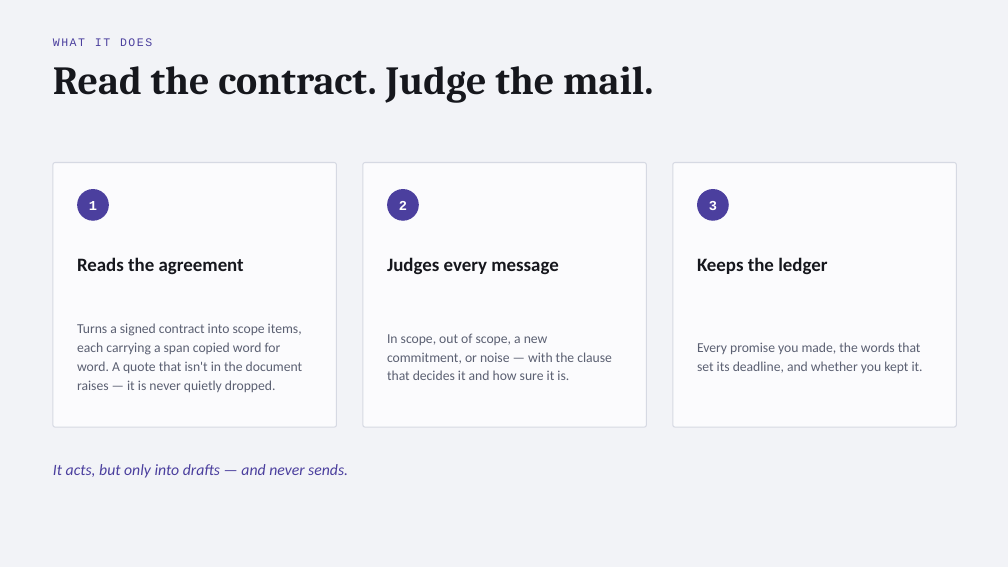
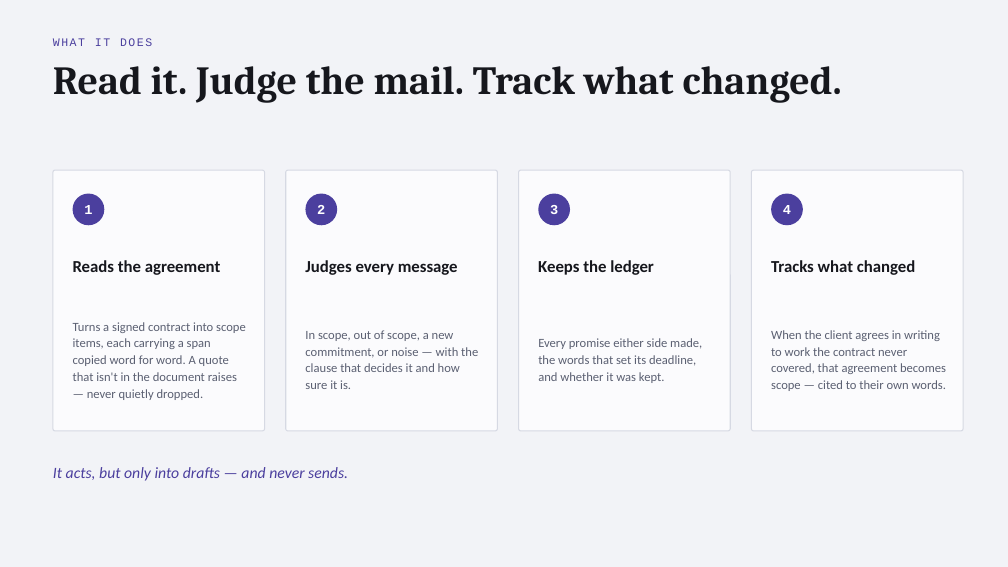
Before and after one commit to AMREESHAYS/chief-of-staff, a slide deck: slide 4 of deck/chief-of-staff.pptx. Drawn at 1008x567 pixels with LibreOffice and Linux fonts; fonts in the diff are those of the drawing. Boxes give left, top, right and bottom in pixels: in the first picture for what was removed or moved away, otherwise in the second. Text is boxed around its words. In the diff, an @@ line names an element or a change of style, - is before the commit and + after.

```diff
--- a/deck/chief-of-staff.pptx
+++ b/deck/chief-of-staff.pptx
@@ text at (53,66,842,103): text changed @@
-Read the contract. Judge the mail.
+Read it. Judge the mail. Track what changed.
@@ rounded rectangle: place and size @@
-rounded rectangle at (53,163,337,427)
+rounded rectangle at (53,170,265,431)
@@ rounded rectangle: place and size @@
-rounded rectangle at (363,163,647,427)
+rounded rectangle at (286,170,498,431)
@@ proportions changed in 3 elements at (53,170,265,431), (286,170,498,431), (519,170,730,431) @@
@@ rounded rectangle: place and size @@
-rounded rectangle at (673,163,957,427)
+rounded rectangle at (519,170,730,431)
@@ rounded rectangle added at (752,170,963,431), fill #FBFBFD, outline #D6D9E3 1 pt @@
@@ text "1": place and size @@
-text "1" at (89,201,97,210)
+text "1" at (84,205,92,214)
@@ ellipse: place and size @@
-ellipse at (77,189,109,221)
+ellipse at (73,194,104,225)
@@ text "2": place and size @@
-text "2" at (399,201,407,210)
+text "2" at (317,205,325,214)
@@ ellipse: place and size @@
-ellipse at (387,189,419,221)
+ellipse at (306,194,337,225)
@@ text "3": place and size @@
-text "3" at (709,201,717,210)
+text "3" at (550,205,558,214)
@@ ellipse: place and size @@
-ellipse at (697,189,729,221)
+ellipse at (538,194,570,225)
@@ ellipse added at (771,194,803,225), fill #4B3F9E @@
@@ text added at (783,205,791,214), 13 pt, text #FFFFFF, bold @@
+4
@@ text "Judges every message": place and size @@
-text "Judges every message" at (387,257,559,274)
+text "Judges every message" at (305,260,458,275)
@@ size 18 to 16 pt; line spacing 24pt to 21pt in 3 elements at (73,260,221,275), (305,260,458,275), (538,260,654,275) @@
@@ text "Keeps the ledger": place and size @@
-text "Keeps the ledger" at (697,257,827,274)
+text "Keeps the ledger" at (538,260,654,275)
@@ text added at (771,260,915,275), 16 pt, text #16171D, bold @@
+Tracks what changed
@@ text "In scope, out of scope, ...": place and size @@
-text "In scope, out of scope, ..." at (387,333,612,380)
+text "In scope, out of scope, ..." at (305,330,478,389)
@@ text "In scope, out of scope, ..." at (305,330,478,389): size 13 to 12 pt; line spacing 18pt to 16pt @@
@@ text at (73,322,246,400): text changed; size 13 to 12 pt @@
-Turns a signed contract into scope items, each carrying a span copied word for word. A quote that isn't in the document raises — it is never quietly dropped.
+Turns a signed contract into scope items, each carrying a span copied word for word. A quote that isn't in the document raises — never quietly dropped.
@@ text at (538,338,702,383): text changed; size 13 to 12 pt @@
-Every promise you made, the words that set its deadline, and whether you kept it.
+Every promise either side made, the words that set its deadline, and whether it was kept.
@@ text added at (771,330,946,391), 12 pt, text #5B6072 @@
+When the client agrees in writing to work the contract never covered, that agreement becomes scope — cited to their own words.
```
Also in this commit, not shown: 3 other slides changed, 1 slide added, 1 slide removed, 2 other files.
